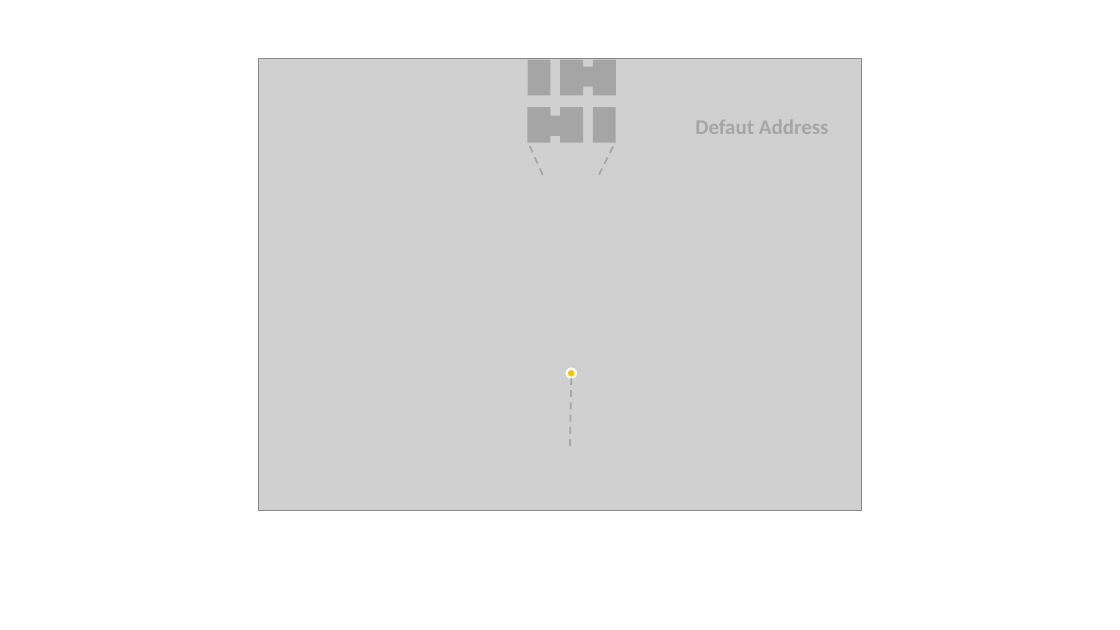
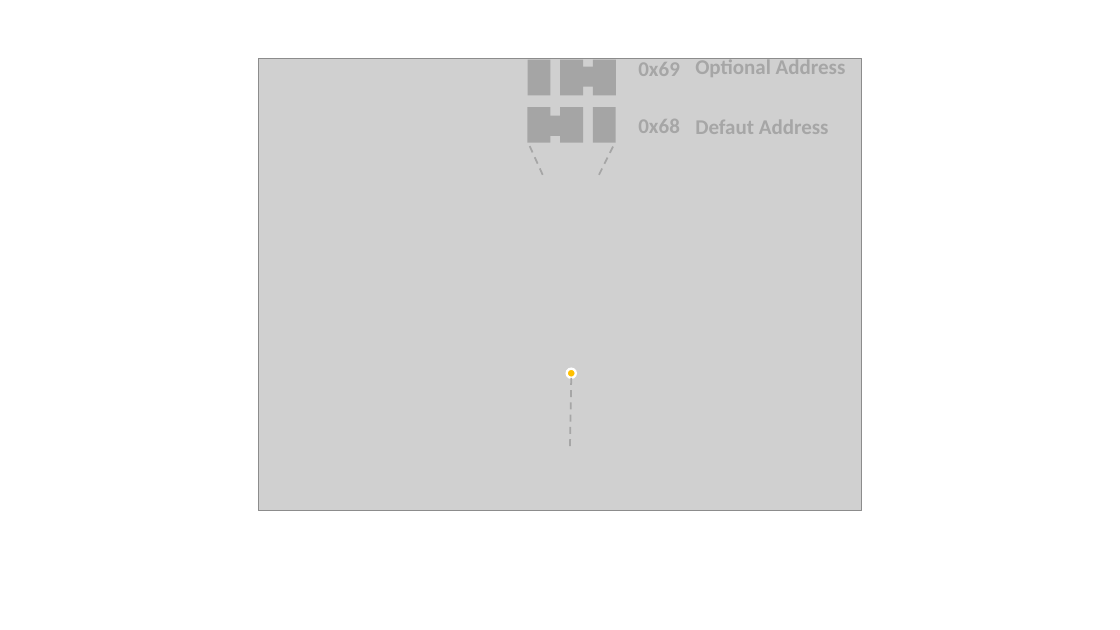
Before and after one commit to SeeedDocument/Grove-Infrared_Temperature_Sensor_Array-AMG8833, a slide deck: slide 2 of img/pin_map.pptx. Drawn at 1120x630 pixels with LibreOffice and Linux fonts; fonts in the diff are those of the drawing; grey boxes stand for pictures. Boxes give left, top, right and bottom in pixels: in the first picture for what was removed or moved away, otherwise in the second. Text is boxed around its words. In the diff, an @@ line names an element or a change of style, - is before the commit and + after.

```diff
--- a/img/pin_map.pptx
+++ b/img/pin_map.pptx
@@ text added at (638, 58, 680, 76), 18 pt, text #A6A6A6, bold @@
+0x69
@@ text added at (695, 57, 846, 77), 18 pt, text #A6A6A6, bold @@
+Optional Address
@@ text added at (638, 119, 680, 133), 18 pt, text #A6A6A6, bold @@
+0x68
```
Also in this commit, not shown: 3 other files.
